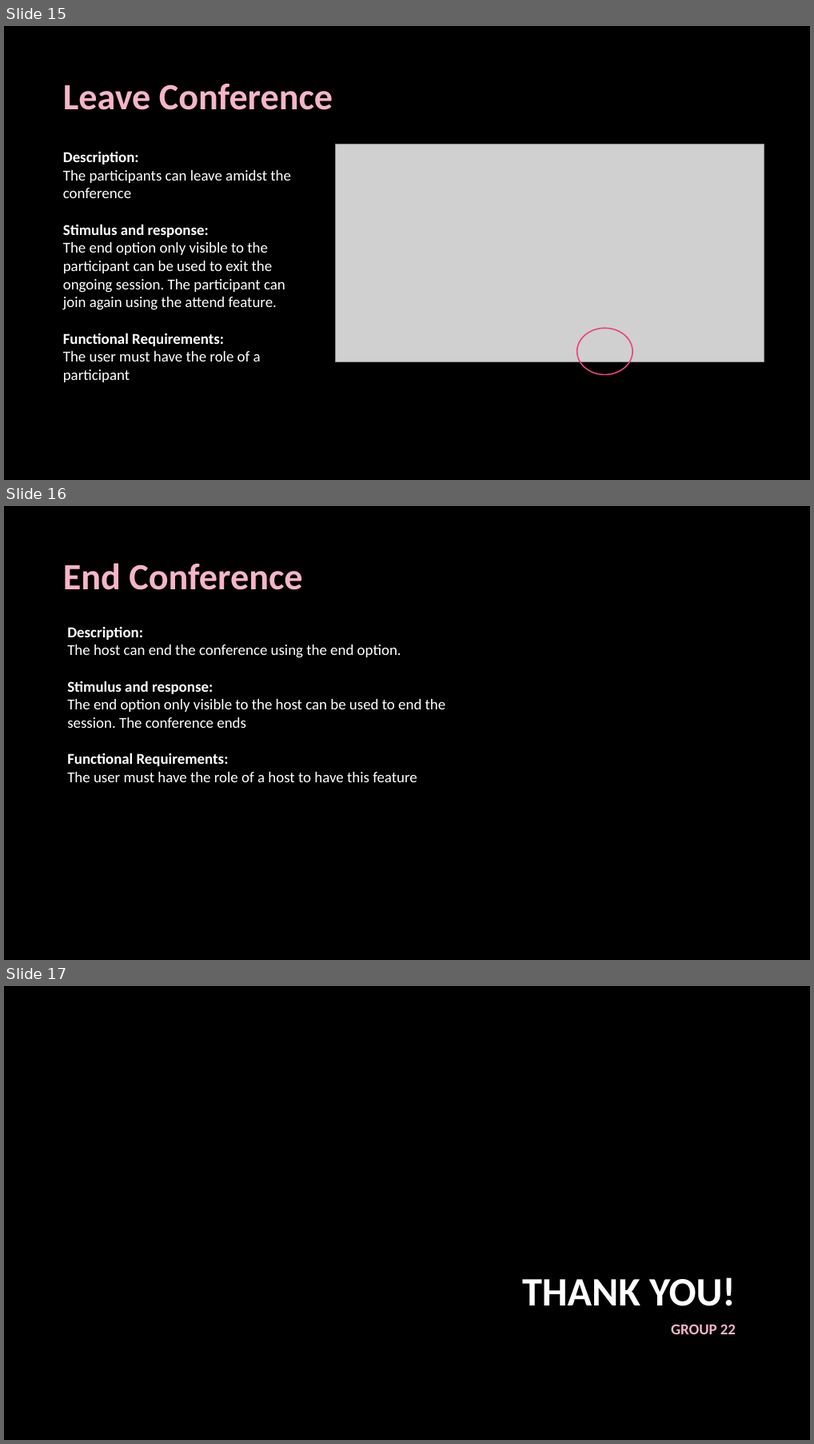
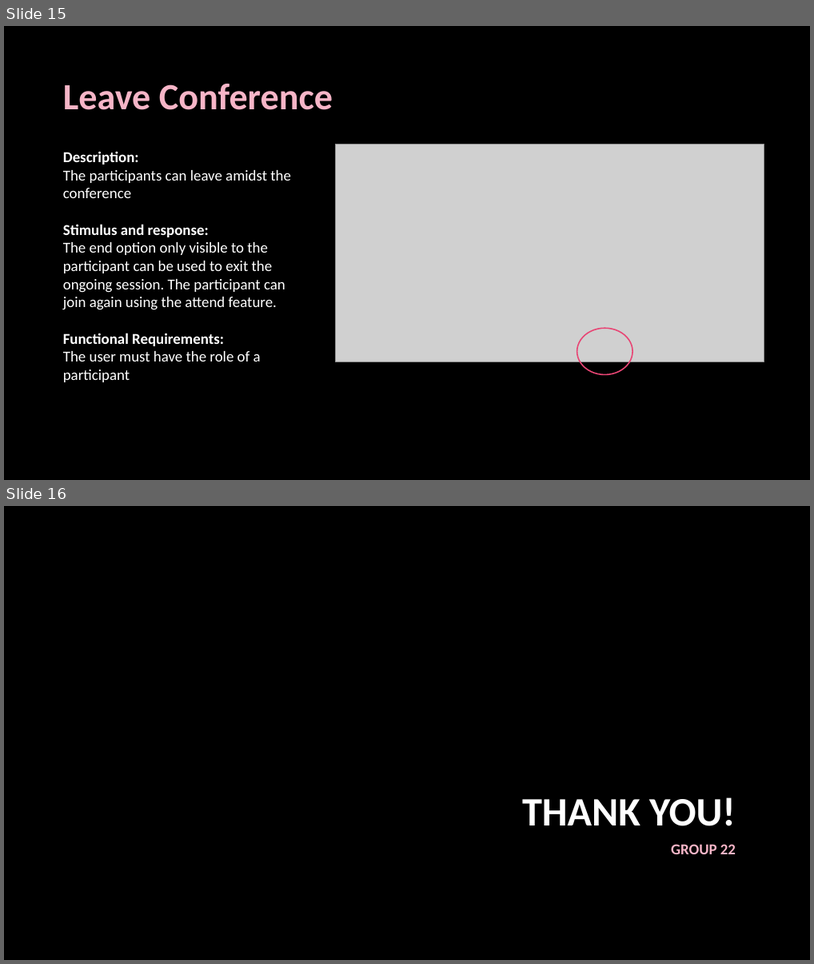
Before and after one commit to GroundMeet/Videoconf-Final, a slide deck: Group-22_ConferNow_SEproject.pptx. Shown one above the other, each under a label of ours: slides 15, 16 and 17 before the commit, slides 15 and 16 after it. The pictures are 814x1444 and 814x964 pixels, drawn with LibreOffice and Linux fonts; fonts in the diff are those of the drawing; grey boxes stand for pictures; background and template pictures are left out. Boxes give left, top, right and bottom in pixels: in the first picture for what was removed or moved away, otherwise in the second. Text is boxed around its words. In the diff, an @@ line names an element or a change of style, - is before the commit and + after.

```diff
--- a/Group-22_ConferNow_SEproject.pptx
+++ b/Group-22_ConferNow_SEproject.pptx
@@ slide 16 removed at [4,506,810,960], background picture (left out) @@
@@ text removed at [63,563,302,590] @@
-End Conference
@@ text removed at [67,626,446,782] @@
-Description:
-The host can end the conference using the end option.
-Stimulus and response:
-The end option only visible to the host can be used to end the session. The conference ends
-Functional Requirements:
-The user must have the role of a host to have this feature
@@ what was slide 17 is now slide 16 @@
```
Also in this commit, not shown: 2 slides changed, 2 other files.
